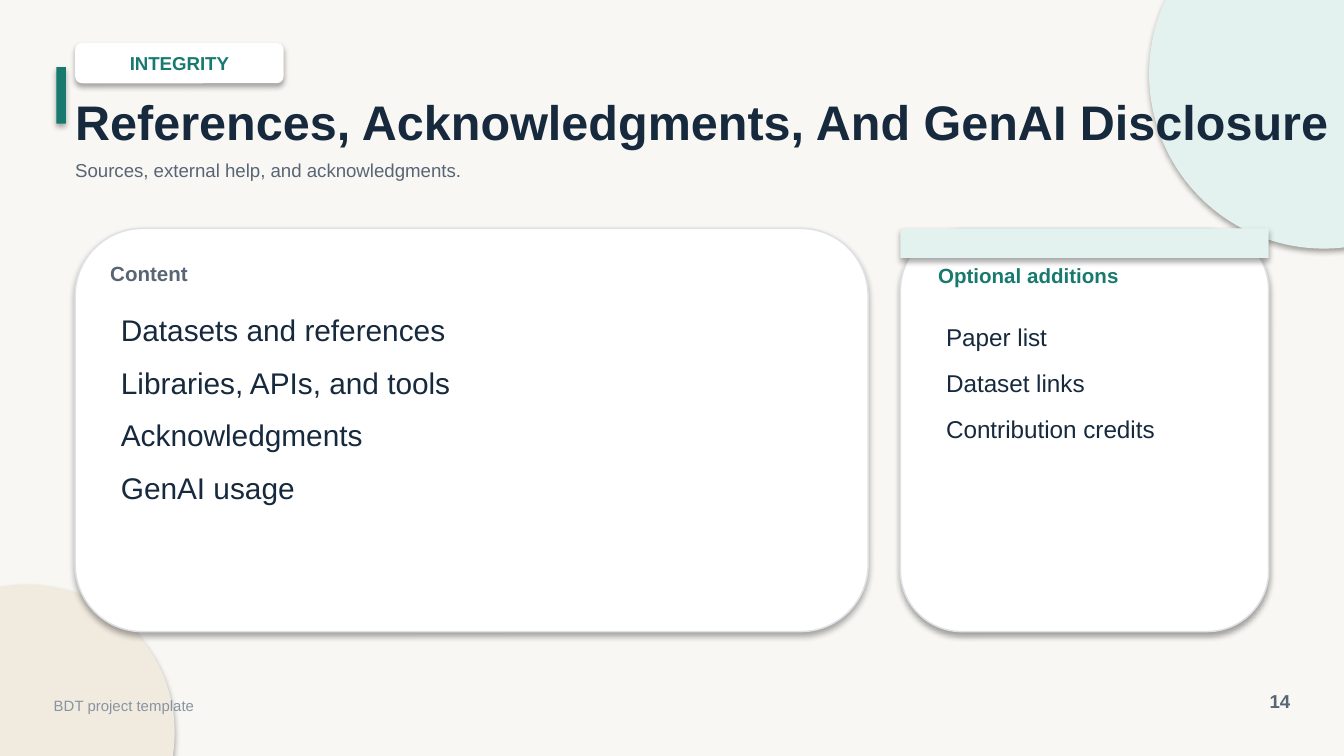
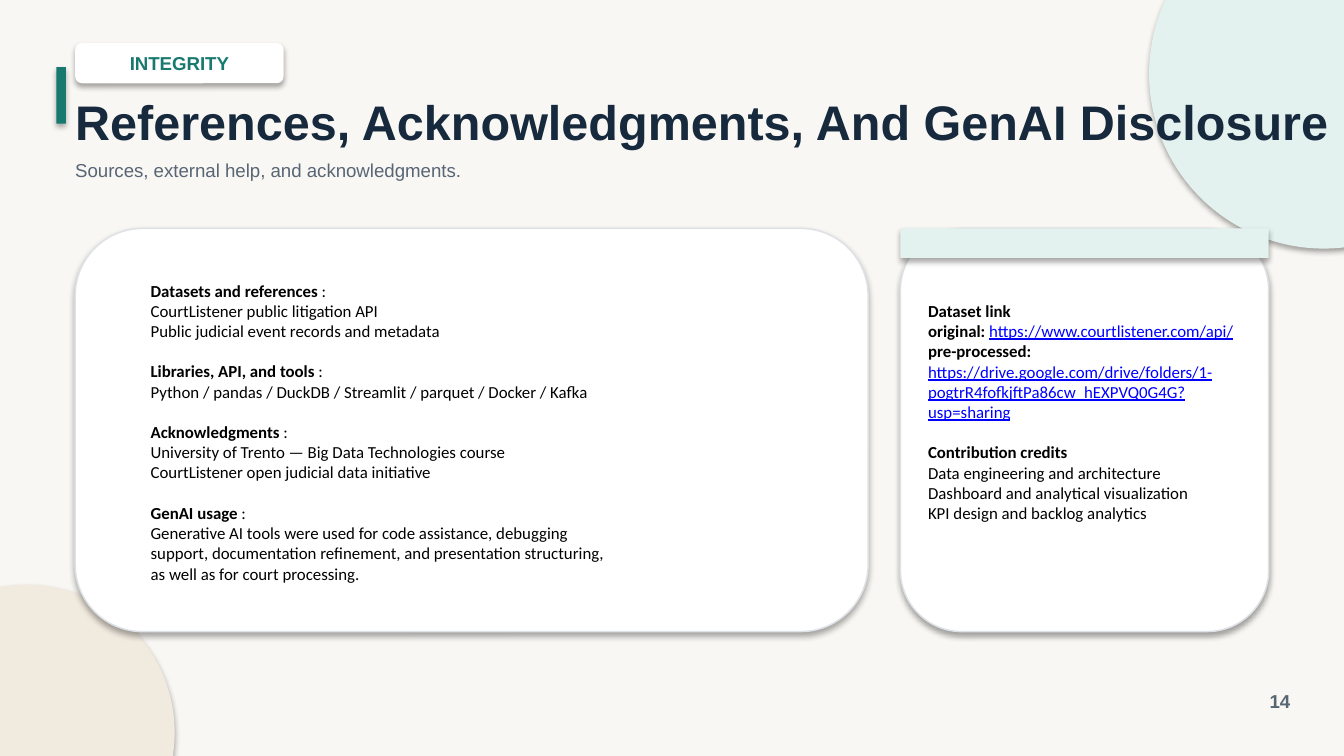
Before and after one commit to Big-data-court-hearings/project, a slide deck: slide 14 of docs/presentation/BDT_Project_Presentation.pptx. Drawn at 1344x756 pixels with LibreOffice and Linux fonts; fonts in the diff are those of the drawing. Boxes give left, top, right and bottom in pixels: in the first picture for what was removed or moved away, otherwise in the second. Text is boxed around its words. In the diff, an @@ line names an element or a change of style, - is before the commit and + after.

```diff
--- a/docs/presentation/BDT_Project_Presentation.pptx
+++ b/docs/presentation/BDT_Project_Presentation.pptx
@@ text removed at (110, 266, 188, 281) @@
-Content
@@ text removed at (938, 268, 1118, 288) @@
-Optional additions
@@ text added at (151, 285, 604, 583), 9 pt, text #000000 @@
+Datasets and references :
+CourtListener public litigation API
+Public judicial event records and metadata
+Libraries, API, and tools :
+Python / pandas / DuckDB / Streamlit / parquet / Docker / Kafka
+Acknowledgments :
+University of Trento — Big Data Technologies course
+CourtListener open judicial data initiative
+GenAI usage :
+Generative AI tools were used for code assistance, debugging support, documentation refinement, and presentation structuring, as well as for court processing.
@@ text removed at (121, 319, 450, 505) @@
-Datasets and references
-Libraries, APIs, and tools
-Acknowledgments
-GenAI usage
@@ text added at (928, 305, 1233, 522), 9 pt, text #000000 @@
+Dataset link
+original: https://www.courtlistener.com/api/
+pre-processed: https://drive.google.com/drive/folders/1-pogtrR4fofkjftPa86cw_hEXPVQ0G4G?usp=sharing
+Contribution credits
+Data engineering and architecture
+Dashboard and analytical visualization
+KPI design and backlog analytics
@@ text removed at (946, 328, 1154, 439) @@
-Paper list
-Dataset links
-Contribution credits
@@ text removed at (54, 700, 194, 714) @@
-BDT project template
```
Also in this commit, not shown: 11 other slides changed, 2 slides added, 2 slides removed, 3 other files.
